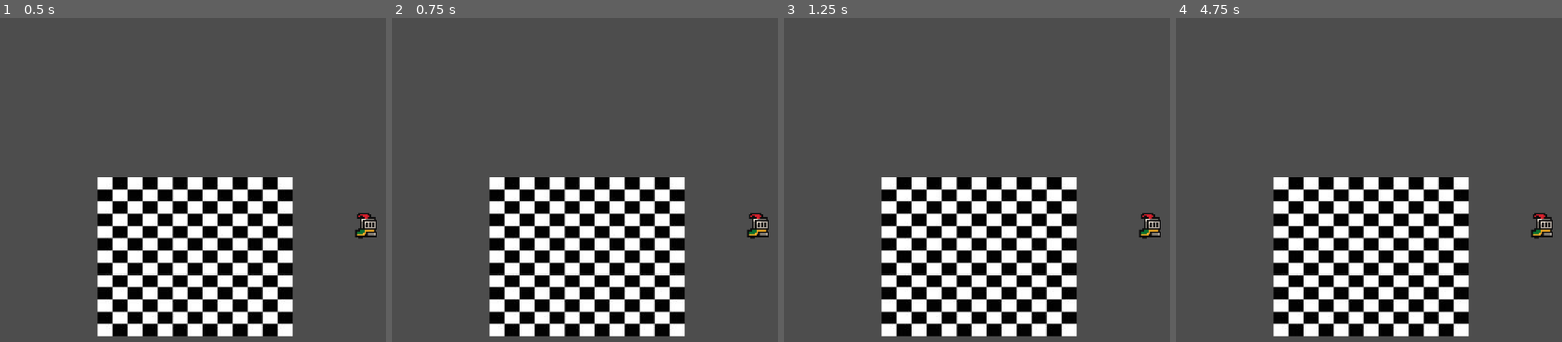
Above: before the commit, frames 1-4 (left to right).
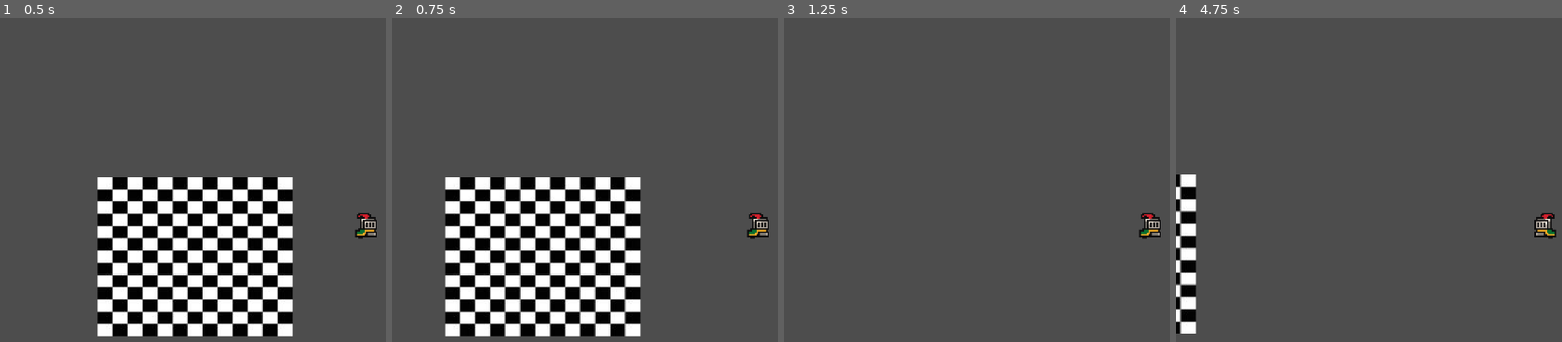
Above: after the commit, the same moments.

Repository: mssbabou/TopdownShooterGame
Game: Godot game, scene res://Scene.tscn
Same seed, same stepped clock (60 frames per second), same inputs: the game is played once before the commit and once after it.
Inputs:
- Up to frame 1 (0.5 s): no input
- Up to frame 2 (0.75 s): tap Enter at 0.5 s; hold D (Move_Right) from 0.53 s (still down)
- Up to frame 3 (1.25 s): keep holding D (Move_Right)
- Up to frame 4 (4.75 s): release D (Move_Right) at 1.28 s; hold S (Move_Down) 1.28-2.03 s; tap Space at 2, 3.5 s; hold D (Move_Right) 2.03-2.78 s; tap Enter at 2.75, 4.25 s; hold W (Move_Up) 2.78-3.53 s; hold A (Move_Left) from 3.53 s (still down)

Frame 1 is identical in both runs. In frame 2, 30% of the frame differs, in the area x 13-77%, y 49-99%; in frame 3, 24%; in frame 4, 27%.
Error before the commit: Parse Error: Identifier "vector2" not declared in the current scope. (res://Movement.gd:30)

Commit message:
Implement Player Movement new

Diff:
--- a/Movement.gd
+++ b/Movement.gd
@@ -1,9 +1,9 @@
 extends AnimatedSprite2D
 
 # Movement speed
-var max_speed = 200  # Maximum speed the player can reach
-var acceleration = 600  # Rate at which the player accelerates
-var deceleration = 400  # Rate at which the player slows down
+var max_speed = 100  # Maximum speed the player can reach
+var acceleration = 400  # Rate at which the player accelerates
+var deceleration = 200  # Rate at which the player slows down
 var velocity = Vector2()  # Current velocity of the player
 @onready var player: AnimatedSprite2D = $"."
 
@@ -27,8 +27,6 @@
 	# Normalize the target velocity to ensure consistent speed in all directions
 	if target_velocity.length() > 0:
 		target_velocity = target_velocity.normalized() * max_speed
-	else: velocity = vector2.ZERO
-
 	# Acceleration: Increase speed towards the target velocity
 	if velocity != target_velocity:
 		var acceleration_direction = (target_velocity - velocity).normalized()
